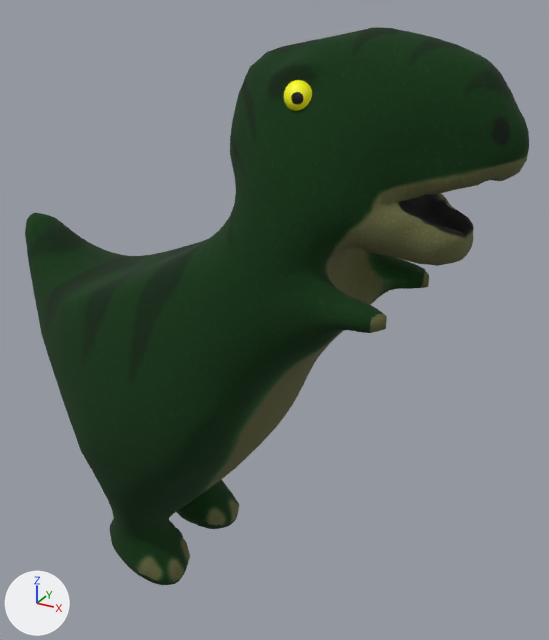
The glTF model assets/dimas.glb as it was, and as the next commit left it.
Rendered twice from a 50 mm lens placed at (1.75, -2.76, 2.9), pointed at (0.16, 0.13, 1.45). The axes (+X, +Y, +Z) are drawn at lower left. The lights are the same throughout. Vertices at the same position are counted once.

The scene before the commit, as lines of its bpy script (objects in view):
```python
me_sphere_002 = bpy.data.meshes.new('Sphere.002')
me_sphere_002.from_pydata(...)  # 6848 vertices, 13684 faces; spans x -1.23..1.24, y -0.56..0.56, z -1.4..1.35
# faces by material slot: [11764, 1728, 192]
me_sphere_002.materials.append(mat_material_001)  # picture img_cojam
me_sphere_002.materials.append(mat_material_002)  # yellow #ffff00
me_sphere_002.materials.append(mat_material_003)  # black #000000
ob_body = bpy.data.objects.new('body', me_sphere_002)
ob_body.location = (0.0, 0.0, 1.407)
```
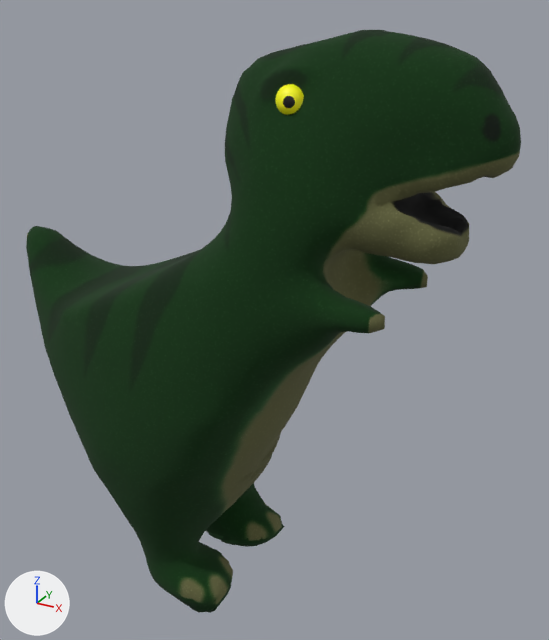
Boxes (x1, y1, x2, y2) around the edits, measured in the pictures (549 x 640 px; the box of a moved part takes in the faces that stretch with it):
'body', reshaped, moved
    before: (25, 27, 529, 585)
    after: (26, 30, 521, 613)
part 1 of me_sphere_002, moved or reshaped
    before: (283, 80, 312, 111)
    after: (275, 84, 304, 115)
part 2 of me_sphere_002, moved or reshaped
    before: (25, 27, 529, 585)
    after: (26, 30, 521, 613)

The change, as a diff of the scene's bpy script:
```diff
--- a/assets/dimas.glb.py
+++ b/assets/dimas.glb.py
@@ me_sphere_002 @@
 # used by ob_body; location = (0.0, 0.0, 1.407)
-me_sphere_002.from_pydata(...)  # 6848 vertices, 13684 faces; spans x -1.23..1.24, y -0.56..0.56, z -1.4..1.35
+me_sphere_002.from_pydata(...)  # 6848 vertices, 13684 faces; spans x -1.23..1.21, y -0.55..0.55, z -0.01..2.75
+# me_sphere_002 part 1: the loose piece of 482 vertices spanning x 0.38..0.49, y -0.24..-0.13, z 1.06..1.18 is moved by (-0.03, 0.0, 1.39)
+# me_sphere_002 part 2: 5884 of 6848 vertices moved; they spanned x -1.23..1.24, y -0.56..0.56, z -1.4..1.35 and now span x -1.23..1.21, y -0.55..0.55, z -0.01..2.75; mean shift (0.04, 0.0, 1.37); largest move (-0.17, 0.28, -1.33) -> (0.1, 0.29, 0.11)
 me_sphere_002.materials.append(mat_material_001)
@@ ob_body @@
 ob_body = bpy.data.objects.new('body', me_sphere_002)
-ob_body.location = (0.0, 0.0, 1.407)
+ob_body.location = (0.0, 0.0, 0.0)
```
